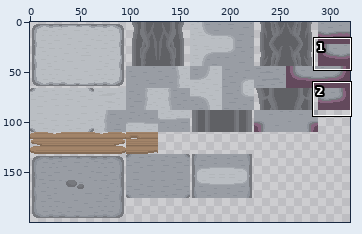
Sprite sheet: background/images/bg_rughai_out_tileset_s.png. The picture above shows the old version from afar; the outline marks the close-up.
Close-up. Earlier state:
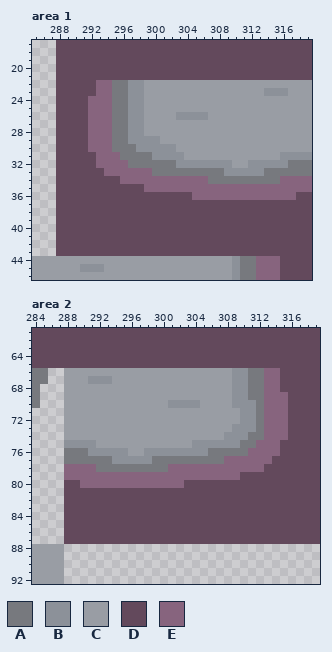
The file is 320x320 pixels. Shown: area 1: x 285..319, y 17..46; area 2: x 284..319, y 61..92. The wide view leaves out empty margins. The commit also changed other parts of the picture, which this record leaves out.
Palette (. is transparent): A #77797e  B #8c9199  C #999da4  D #63495c  E #87647e
Pixels before, area 1, first column x 285:
17 ...DDDDDDDDDDDDDDDDDDDDDDDDDDDDDDDD
18 ...DDDDDDDDDDDDDDDDDDDDDDDDDDDDDDDD
19 ...DDDDDDDDDDDDDDDDDDDDDDDDDDDDDDDD
20 ...DDDDDDDDDDDDDDDDDDDDDDDDDDDDDDDD
21 ...DDDDDDDDDDDDDDDDDDDDDDDDDDDDDDDD
22 ...DDDDDEEAABBCCCCCCCCCCCCCCCCCCCCC
23 ...DDDDDEEAABBCCCCCCCCCCCCCCCBBBCCC
24 ...DDDDEEEAABBCCCCCCCCCCCCCCCCCCCCC
25 ...DDDDEEEAABBCCCCCCCCCCCCCCCCCCCCC
26 ...DDDDEEEAABBCCCCBBBBCCCCCCCCCCCCC
27 ...DDDDEEEAABBCCCCCCCCCCCCCCCCCCCCC
28 ...DDDDEEEAABBCCCCCCCCCCCCCCCCCCCCC
29 ...DDDDEEEAABBBBCCCCCCCCCCCCCCCCCCC
30 ...DDDDEEEAAABBBBBCCCCCCCCCCCCCCCCC
31 ...DDDDDEEEAAAABBBBCCCCCCCCCCCCBBBB
32 ...DDDDDEEEEAAAAAABBBBBBBCCBBBBBAAA
33 ...DDDDDDEEEEEEAAAAAAAAABBBBBAAAAAA
34 ...DDDDDDDDEEEEEEEEEEEAAAAAAAAAEEEE
35 ...DDDDDDDDDDDEEEEEEEEEEEEEEEEEEEEE
36 ...DDDDDDDDDDDDDDDDDEEEEEEEEEEEEEDD
37 ...DDDDDDDDDDDDDDDDDDDDDDDDDDDDDDDD
38 ...DDDDDDDDDDDDDDDDDDDDDDDDDDDDDDDD
39 ...DDDDDDDDDDDDDDDDDDDDDDDDDDDDDDDD
40 ...DDDDDDDDDDDDDDDDDDDDDDDDDDDDDDDD
41 ...DDDDDDDDDDDDDDDDDDDDDDDDDDDDDDDD
42 ...DDDDDDDDDDDDDDDDDDDDDDDDDDDDDDDD
43 ...DDDDDDDDDDDDDDDDDDDDDDDDDDDDDDDD
44 CCCCCCCCCCCCCCCCCCCCCCCCCBAAEEEDDDD
45 CCCCCCBBBCCCCCCCCCCCCCCCCBAAEEEDDDD
46 CCCCCCCCCCCCCCCCCCCCCCCCCBAAEEEDDDD
Pixels before, area 2, first column x 284:
61 DDDDDDDDDDDDDDDDDDDDDDDDDDDDDDDDDDDD
62 DDDDDDDDDDDDDDDDDDDDDDDDDDDDDDDDDDDD
63 DDDDDDDDDDDDDDDDDDDDDDDDDDDDDDDDDDDD
64 DDDDDDDDDDDDDDDDDDDDDDDDDDDDDDDDDDDD
65 DDDDDDDDDDDDDDDDDDDDDDDDDDDDDDDDDDDD
66 AA..CCCCCCCCCCCCCCCCCCCCCBBAAEEDDDDD
67 AA..CCCBBBCCCCCCCCCCCCCCCBBAAEEDDDDD
68 A...CCCCCCCCCCCCCCCCCCCCCBBAAEEDDDDD
69 A...CCCCCCCCCCCCCCCCCCCCCBBAAEEEDDDD
70 A...CCCCCCCCCCCCCBBBBCCCCBBBAEEEDDDD
71 ....CCCCCCCCCCCCCCCCCCCCCCBBAEEEDDDD
72 ....CCCCCCCCCCCCCCCCCCCCCCBBAEEEDDDD
73 ....CCCCCCCCCCCCCCCCCCCCCBBBAEEEDDDD
74 ....CCCCCCCCCCCCCCCCCCCCBBBAAEEEDDDD
75 ....BBBBCCCCCCCCCCCCBBBBBBAAEEEDDDDD
76 ....AAABBBBBCCBBBBBBBBAAAAAEEEEDDDDD
77 ....AAAAAABBBBBAAAAAAAAAEEEEEEDDDDDD
78 ....EEEEAAAAAAAAAEEEEEEEEEEEEDDDDDDD
79 ....EEEEEEEEEEEEEEEEEEEEEEDDDDDDDDDD
80 ....DDEEEEEEEEEEEEEDDDDDDDDDDDDDDDDD
81 ....DDDDDDDDDDDDDDDDDDDDDDDDDDDDDDDD
82 ....DDDDDDDDDDDDDDDDDDDDDDDDDDDDDDDD
83 ....DDDDDDDDDDDDDDDDDDDDDDDDDDDDDDDD
84 ....DDDDDDDDDDDDDDDDDDDDDDDDDDDDDDDD
85 ....DDDDDDDDDDDDDDDDDDDDDDDDDDDDDDDD
86 ....DDDDDDDDDDDDDDDDDDDDDDDDDDDDDDDD
87 ....DDDDDDDDDDDDDDDDDDDDDDDDDDDDDDDD
88 CCCC................................
89 CCCC................................
90 CCCC................................
91 CCCC................................
92 CCCC................................
Once edited:
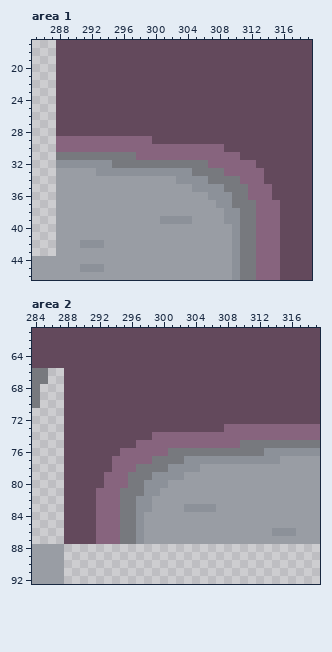
The edit:
Area 1:
y 22: x 293..319 EEAABBCCCCCCCCCCCCCCCCCCCCC -> DDDDDDDDDDDDDDDDDDDDDDDDDDD
y 23: x 293..319 EEAABBCCCCCCCCCCCCCCCBBBCCC -> DDDDDDDDDDDDDDDDDDDDDDDDDDD
y 24..25: x 292..319 EEEAABBCCCCCCCCCCCCCCCCCCCCC -> DDDDDDDDDDDDDDDDDDDDDDDDDDDD
y 26: x 292..319 EEEAABBCCCCBBBBCCCCCCCCCCCCC -> DDDDDDDDDDDDDDDDDDDDDDDDDDDD
y 27..28: x 292..319 EEEAABBCCCCCCCCCCCCCCCCCCCCC -> DDDDDDDDDDDDDDDDDDDDDDDDDDDD
y 29: x 288..291 DDDD -> EEEE; x 295..319 AABBBBCCCCCCCCCCCCCCCCCCC -> EEEEEDDDDDDDDDDDDDDDDDDDD
y 30: x 288..291 DDDD -> EEEE; x 295..319 AAABBBBBCCCCCCCCCCCCCCCCC -> EEEEEEEEEEEEEEDDDDDDDDDDD
y 31: x 288..295 DDDDDEEE -> AAAAAAAA; x 298..319 AABBBBCCCCCCCCCCCCBBBB -> EEEEEEEEEEEEEDDDDDDDDD
y 32: x 288..296 DDDDDEEEE -> BBBBBBBAA; x 303..319 BBBBBBBCCBBBBBAAA -> AAAAEEEEEEDDDDDDD
y 33: x 288..304 DDDDDDEEEEEEAAAAA -> CCCCCBBBBBBBBBBBB; x 309..319 BBBBBAAAAAA -> EEEEEDDDDDD
y 34: x 288..306 DDDDDDDDEEEEEEEEEEE -> CCCCCCCCCCCCCCCBBBB; x 311..319 AAAAAEEEE -> EEEDDDDDD
y 35: x 288..311 DDDDDDDDDDDEEEEEEEEEEEEE -> CCCCCCCCCCCCCCCCCBBBBAAA; x 315..319 EEEEE -> DDDDD
y 36: x 288..311 DDDDDDDDDDDDDDDDDEEEEEEE -> CCCCCCCCCCCCCCCCCCCBBBAA; x 315..317 EEE -> DDD
y 37: x 288..315 DDDDDDDDDDDDDDDDDDDDDDDDDDDD -> CCCCCCCCCCCCCCCCCCCCBBAAAEEE
y 38: x 288..315 DDDDDDDDDDDDDDDDDDDDDDDDDDDD -> CCCCCCCCCCCCCCCCCCCCCBBAAEEE
y 39: x 288..315 DDDDDDDDDDDDDDDDDDDDDDDDDDDD -> CCCCCCCCCCCCCBBBBCCCCBBAAEEE
y 40..41: x 288..315 DDDDDDDDDDDDDDDDDDDDDDDDDDDD -> CCCCCCCCCCCCCCCCCCCCCCBAAEEE
y 42: x 288..315 DDDDDDDDDDDDDDDDDDDDDDDDDDDD -> CCCBBBCCCCCCCCCCCCCCCCBAAEEE
y 43: x 288..315 DDDDDDDDDDDDDDDDDDDDDDDDDDDD -> CCCCCCCCCCCCCCCCCCCCCCBAAEEE
Area 2:
y 66: x 288..314 CCCCCCCCCCCCCCCCCCCCCBBAAEE -> DDDDDDDDDDDDDDDDDDDDDDDDDDD
y 67: x 288..314 CCCBBBCCCCCCCCCCCCCCCBBAAEE -> DDDDDDDDDDDDDDDDDDDDDDDDDDD
y 68: x 288..314 CCCCCCCCCCCCCCCCCCCCCBBAAEE -> DDDDDDDDDDDDDDDDDDDDDDDDDDD
y 69: x 288..315 CCCCCCCCCCCCCCCCCCCCCBBAAEEE -> DDDDDDDDDDDDDDDDDDDDDDDDDDDD
y 70: x 288..315 CCCCCCCCCCCCCBBBBCCCCBBBAEEE -> DDDDDDDDDDDDDDDDDDDDDDDDDDDD
y 71..72: x 288..315 CCCCCCCCCCCCCCCCCCCCCCBBAEEE -> DDDDDDDDDDDDDDDDDDDDDDDDDDDD
y 73: x 288..312 CCCCCCCCCCCCCCCCCCCCCBBBA -> DDDDDDDDDDDDDDDDDDDDEEEEE; x 316..319 DDDD -> EEEE
y 74: x 288..312 CCCCCCCCCCCCCCCCCCCCBBBAA -> DDDDDDDDDDDEEEEEEEEEEEEEE; x 316..319 DDDD -> EEEE
y 75: x 288..309 BBBBCCCCCCCCCCCCBBBBBB -> DDDDDDDDDEEEEEEEEEEEEE; x 312..319 EEEDDDDD -> AAAAAAAA
y 76: x 288..305 AAABBBBBCCBBBBBBBB -> DDDDDDDEEEEEEAAAAA; x 311..319 EEEEDDDDD -> AABBBBBBB
y 77: x 288..298 AAAAAABBBBB -> DDDDDDEEEEE; x 303..319 AAAAAEEEEEEDDDDDD -> BBBBBBBBBBBBCCCCC
y 78: x 288..296 EEEEAAAAA -> DDDDDDEEE; x 301..319 EEEEEEEEEEEEDDDDDDD -> BBBBCCCCCCCCCCCCCCC
y 79: x 288..292 EEEEE -> DDDDD; x 296..319 EEEEEEEEEEEEEEDDDDDDDDDD -> AAABBBBCCCCCCCCCCCCCCCCC
y 80: x 290..292 EEE -> DDD; x 296..319 EEEEEEEDDDDDDDDDDDDDDDDD -> AABBBCCCCCCCCCCCCCCCCCCC
y 81: x 292..319 DDDDDDDDDDDDDDDDDDDDDDDDDDDD -> EEEAAABBCCCCCCCCCCCCCCCCCCCC
y 82: x 292..319 DDDDDDDDDDDDDDDDDDDDDDDDDDDD -> EEEAABBCCCCCCCCCCCCCCCCCCCCC
y 83: x 292..319 DDDDDDDDDDDDDDDDDDDDDDDDDDDD -> EEEAABBCCCCBBBBCCCCCCCCCCCCC
y 84..85: x 292..319 DDDDDDDDDDDDDDDDDDDDDDDDDDDD -> EEEAABCCCCCCCCCCCCCCCCCCCCCC
y 86: x 292..319 DDDDDDDDDDDDDDDDDDDDDDDDDDDD -> EEEAABCCCCCCCCCCCCCCCCBBBCCC
y 87: x 292..319 DDDDDDDDDDDDDDDDDDDDDDDDDDDD -> EEEAABCCCCCCCCCCCCCCCCCCCCCC
Pixel boxes of the changes (left, top, right, bottom) in both close-ups:
changed: (56, 80, 312, 256)
changed: (64, 368, 320, 544)
